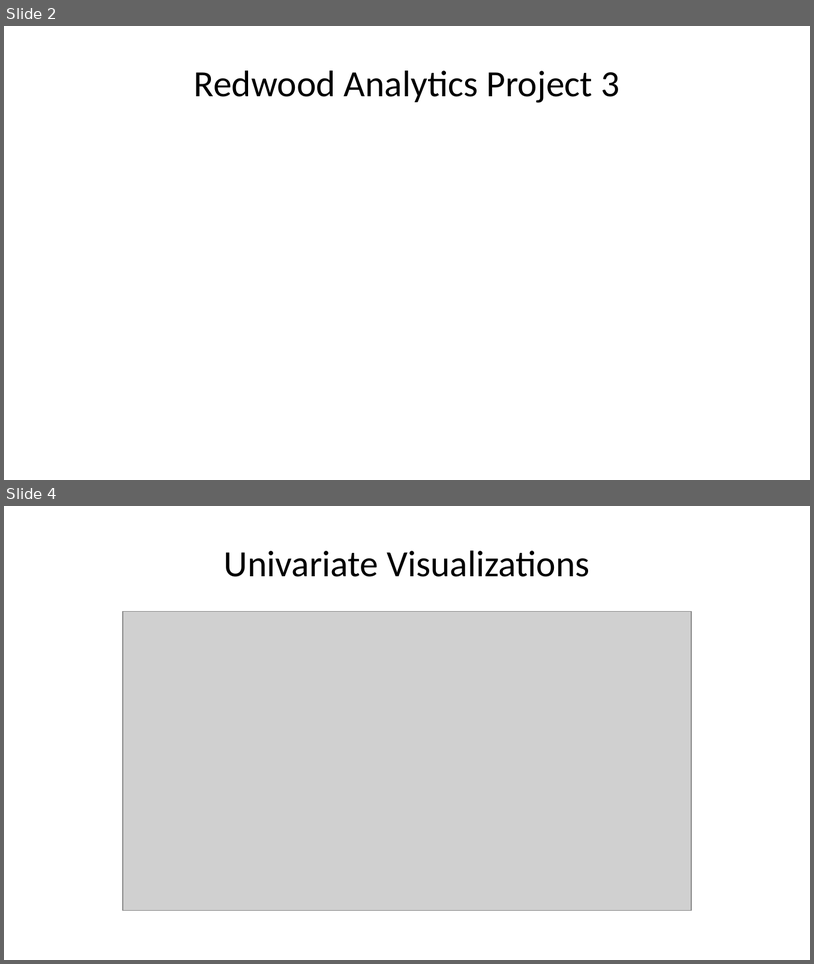
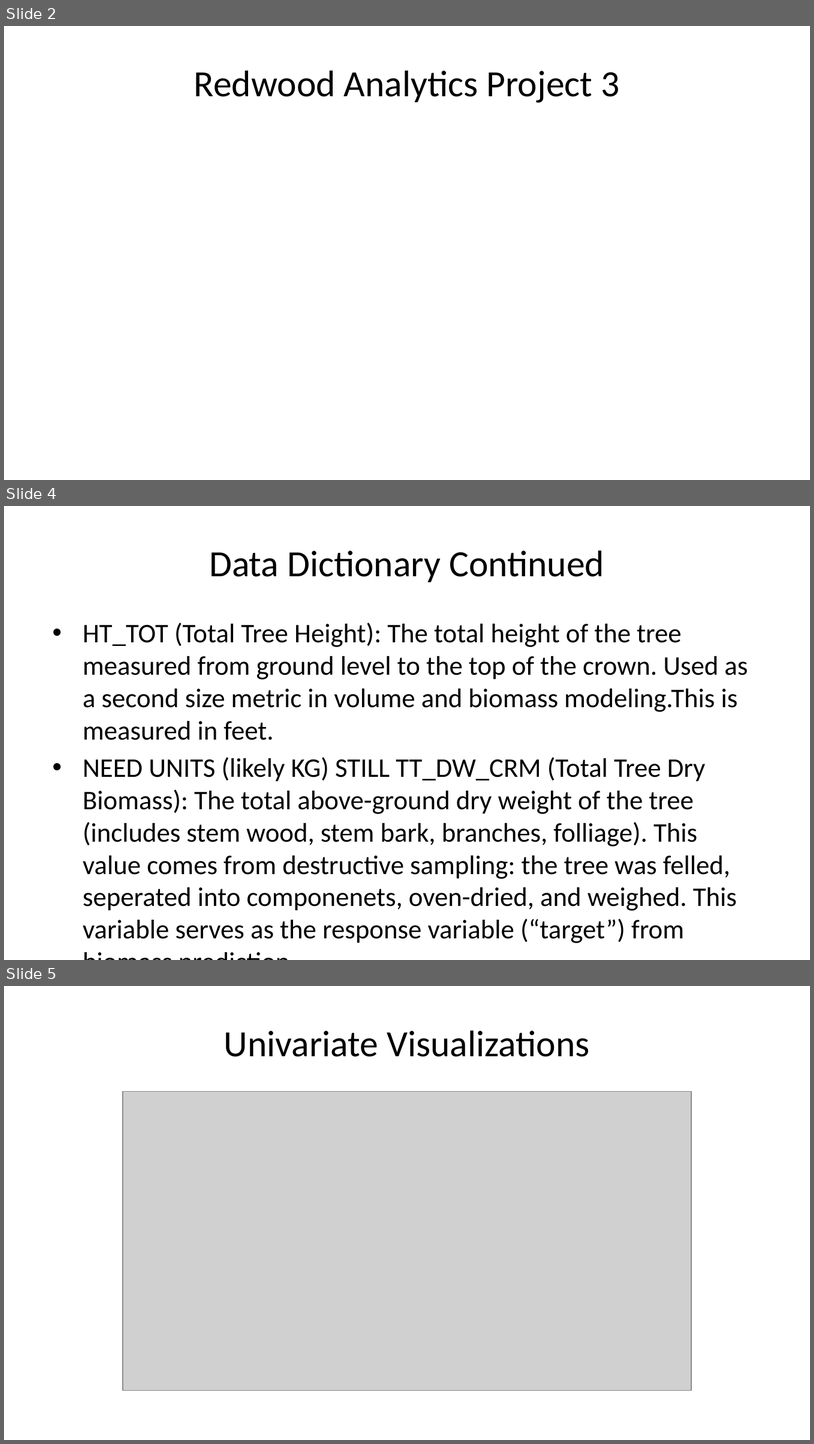
Before and after one commit to deancallahan25/Redwood-Analytics-Portfolio, a slide deck: Project-3/individual-models/data/presentation.pptx. Shown one above the other, each under a label of ours: slides 2 and 4 before the commit, slides 2, 4 and 5 after it; the slides between them are not shown. The pictures are 814x964 and 814x1444 pixels, drawn with LibreOffice and Linux fonts; fonts in the diff are those of the drawing; grey boxes stand for pictures. Boxes give left, top, right and bottom in pixels: in the first picture for what was removed or moved away, otherwise in the second. Text is boxed around its words. In the diff, an @@ line names an element or a change of style, - is before the commit and + after.

Commit message:
adding units and cleaning slides

```diff
--- a/Project-3/individual-models/data/presentation.pptx
+++ b/Project-3/individual-models/data/presentation.pptx
@@ slide 4 added at (4,506,810,960), background #FFFFFF @@
@@ title added at (209,550,605,582), 33 pt, text #000000 @@
+Data Dictionary Continued
@@ text added at (83,622,748,943), 24 pt, text #000000 @@
+• HT_TOT (Total Tree Height): The total height of the tree measured from ground level to the top of the crown. Used as a second size metric in volume and biomass modeling.This is measured in feet.
+• NEED UNITS (likely KG) STILL TT_DW_CRM (Total Tree Dry Biomass): The total above-ground dry weight of the tree (includes stem wood, stem bark, branches, folliage). This value comes from destructive sampling: the tree was felled, seperated into componenets, oven-dried, and weighed. This variable serves as the response variable (“target”) from biomass prediction.
@@ what was slide 4 is now slide 5 @@
```
Also in this commit, not shown: 1 slide changed, 1 other file.
